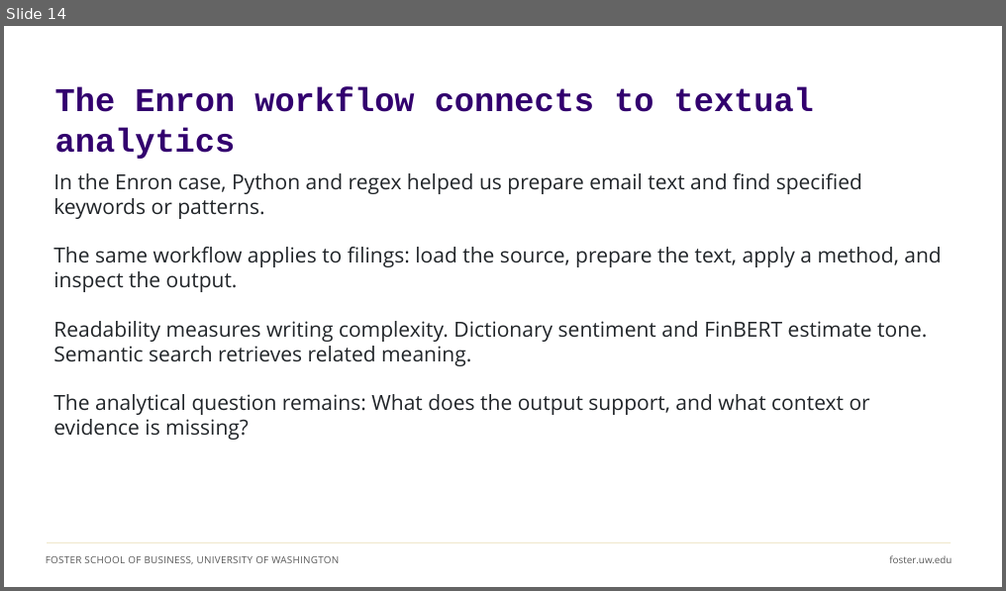
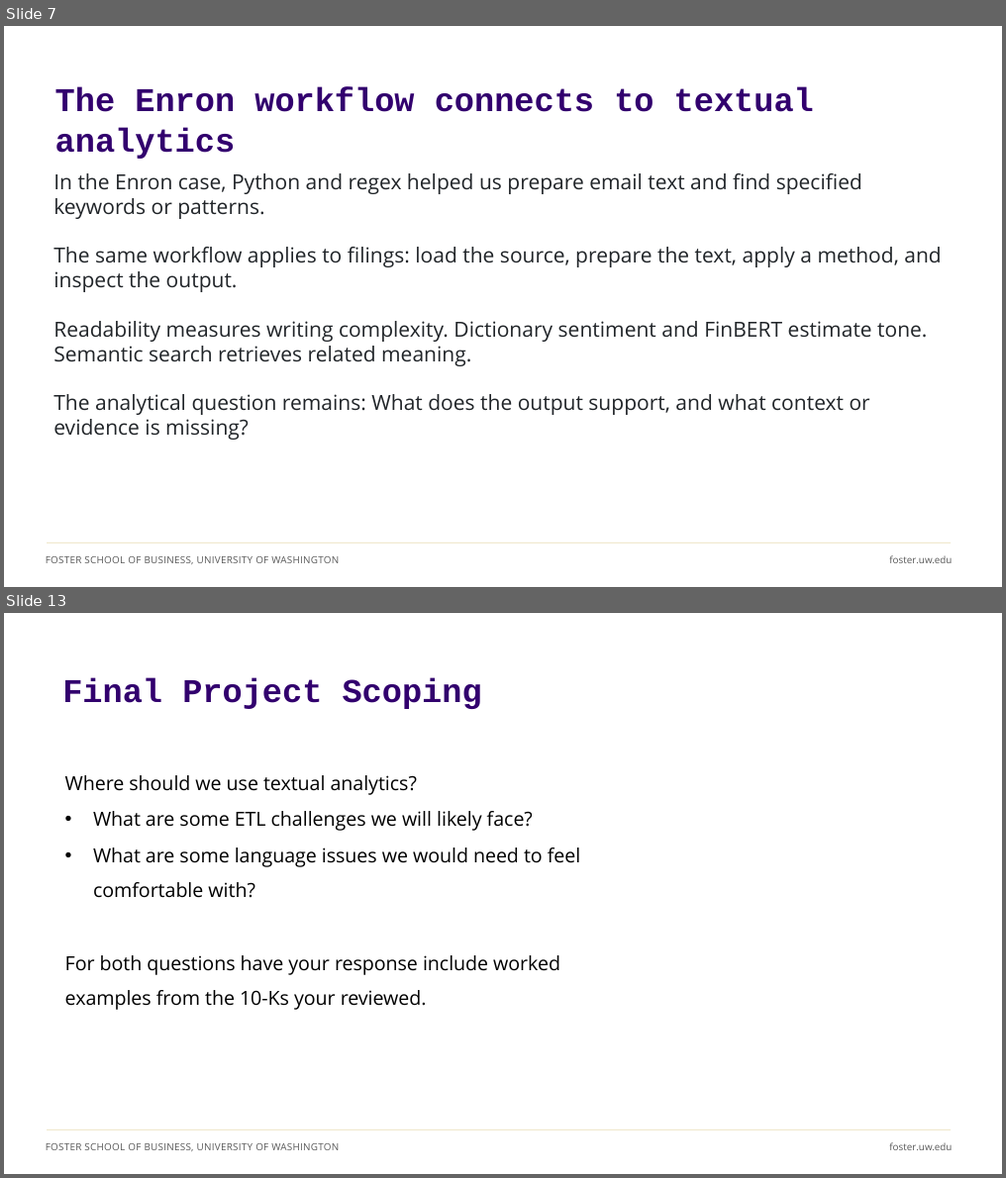
Before and after one commit to ashercurtis/slides.io, a slide deck: ACCTG522/ACCTG522Class08_2026.pptx. Shown one above the other, each under a label of ours: slide 14 before the commit, slides 7 and 13 after it; the slides between them are not shown. The pictures are 1006x591 and 1006x1178 pixels, drawn with LibreOffice and Linux fonts; fonts in the diff are those of the drawing. Boxes give left, top, right and bottom in pixels: in the first picture for what was removed or moved away, otherwise in the second. Text is boxed around its words. In the diff, an @@ line names an element or a change of style, - is before the commit and + after.

```diff
--- a/ACCTG522/ACCTG522Class08_2026.pptx
+++ b/ACCTG522/ACCTG522Class08_2026.pptx
@@ slide 13 added at box(4, 613, 1002, 1174), background #FFFFFF; not listed: 3 template elements that a slide beside it also shows @@
@@ title added at box(62, 677, 482, 709), 32 pt, text #32006E, bold @@
+Final Project Scoping
@@ text added at box(65, 775, 581, 1010), 18.7 pt, text #000000 @@
+Where should we use textual analytics?
+• What are some ETL challenges we will likely face?
+• What are some language issues we would need to feel comfortable with?
+For both questions have your response include worked examples from the 10-Ks your reviewed.
@@ what was slide 14 is now slide 7 @@
```
Also in this commit, not shown: 5 slides changed, 7 other slides added, 27 slides removed.
